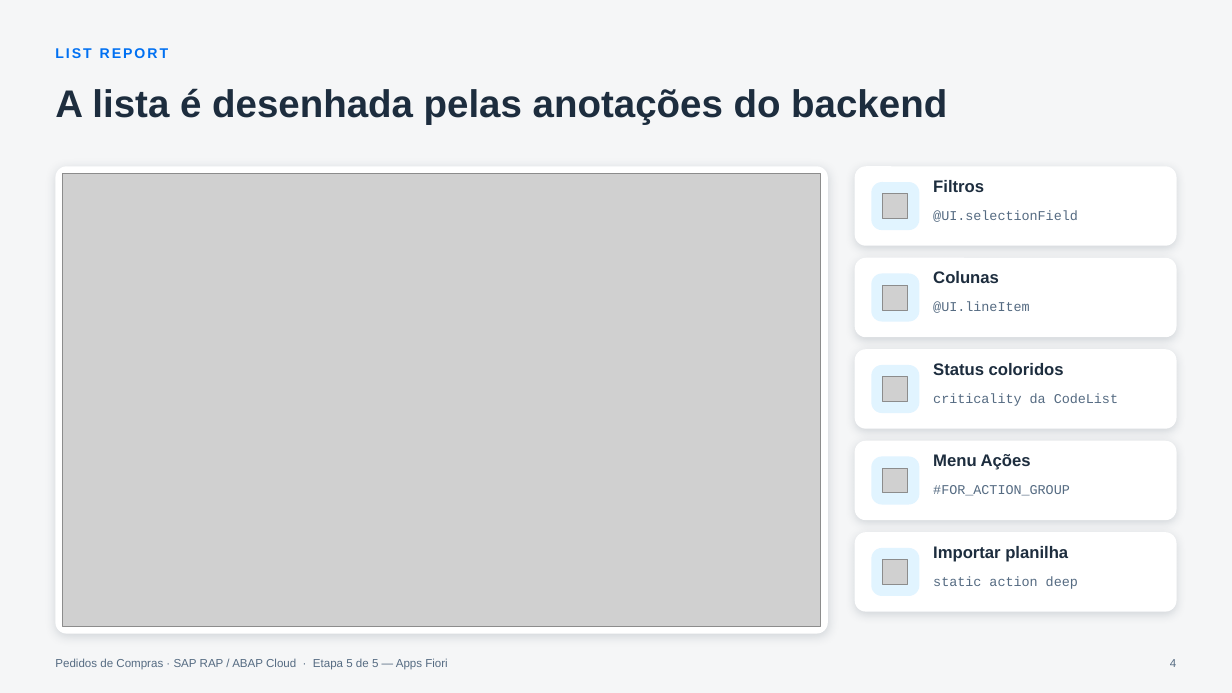
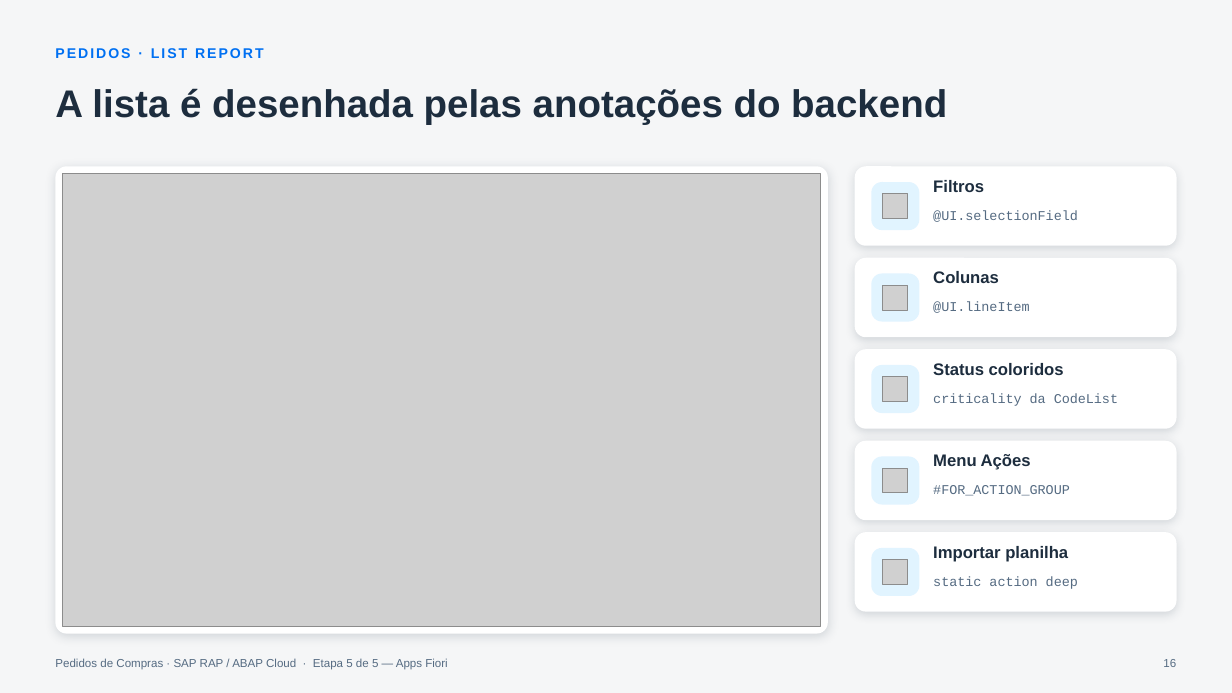
Before and after one commit to AdrianoBispo/sap-abap-rap-pedidos-de-compras-app, a slide deck: slide 16 of docs/apresentacoes/05-apps-fiori.pptx (slide 4 before the commit). Drawn at 1232x693 pixels with LibreOffice and Linux fonts; fonts in the diff are those of the drawing; grey boxes stand for pictures. Boxes give left, top, right and bottom in pixels: in the first picture for what was removed or moved away, otherwise in the second. Text is boxed around its words. In the diff, an @@ line names an element or a change of style, - is before the commit and + after.

```diff
--- a/docs/apresentacoes/05-apps-fiori.pptx
+++ b/docs/apresentacoes/05-apps-fiori.pptx
@@ text at bbox=[55, 48, 264, 58]: text changed @@
-LIST REPORT
+PEDIDOS · LIST REPORT
@@ page number at bbox=[1163, 659, 1176, 667]: text changed @@
-4
+16
```
Also in this commit, not shown: 6 other slides changed, 16 slides added, 3 slides removed.
